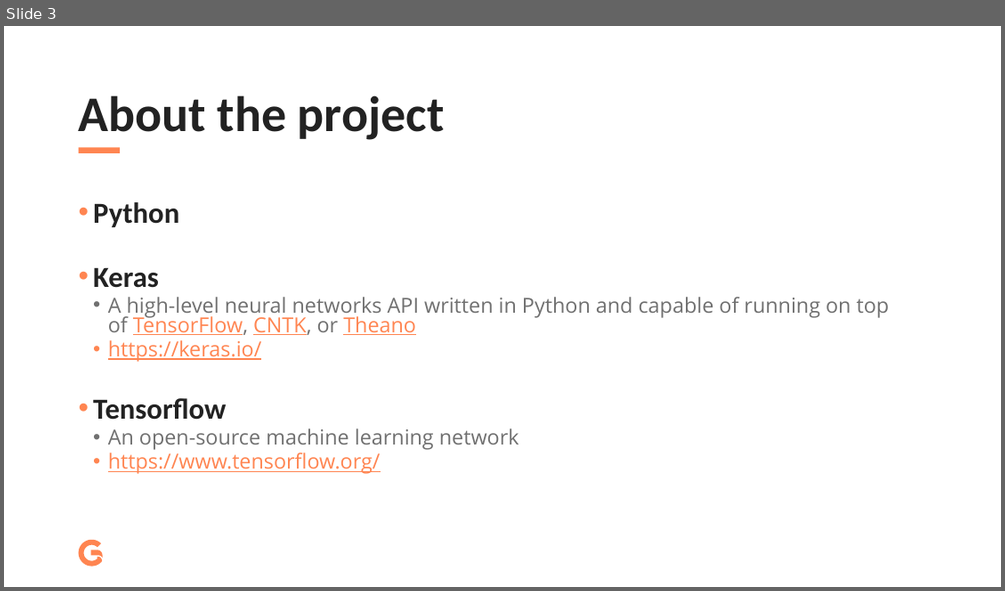
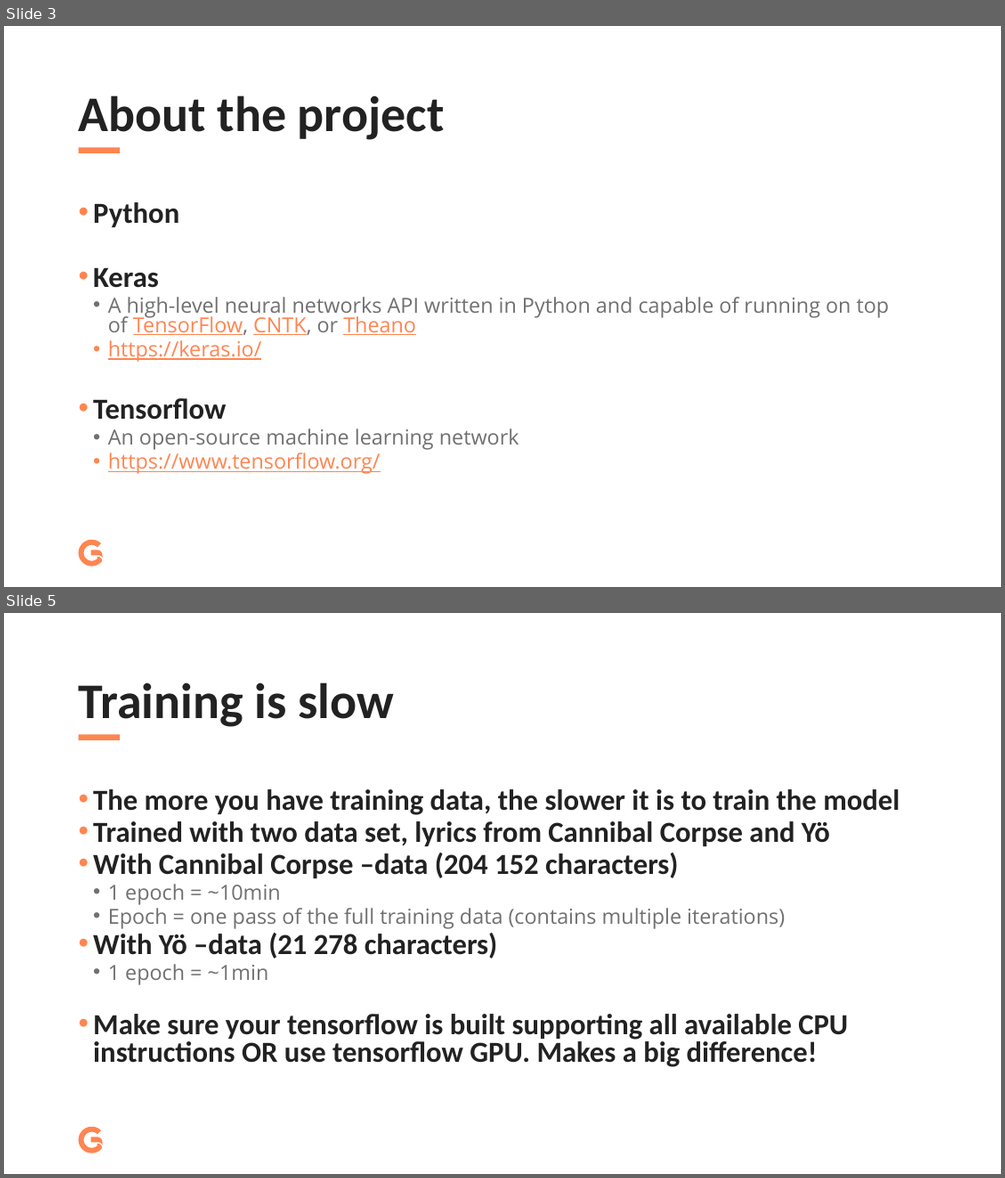
Before and after one commit to antsim/sausage-ai, a slide deck: presentation.pptx. Shown one above the other, each under a label of ours: slide 3 before the commit, slides 3 and 5 after it; the slides between them are not shown. The pictures are 1005x591 and 1005x1178 pixels, drawn with LibreOffice and Linux fonts; fonts in the diff are those of the drawing. Boxes give left, top, right and bottom in pixels: in the first picture for what was removed or moved away, otherwise in the second. Text is boxed around its words. In the diff, an @@ line names an element or a change of style, - is before the commit and + after.

```diff
--- a/presentation.pptx
+++ b/presentation.pptx
@@ slide 5 added at bbox=[4, 613, 1001, 1174], background #FFFFFF; not listed: 2 template elements that a slide beside it also shows @@
@@ title added at bbox=[79, 682, 394, 727], 48 pt, text #222222, bold @@
+Training is slow
@@ text added at bbox=[93, 789, 899, 1067], 28 pt, text #222222, bold @@
+• The more you have training data, the slower it is to train the model
+• Trained with two data set, lyrics from Cannibal Corpse and Yö
+• With Cannibal Corpse –data (204 152 characters)
+  • 1 epoch = ~10min
+  • Epoch = one pass of the full training data (contains multiple iterations)
+• With Yö –data (21 278 characters)
+  • 1 epoch = ~1min
+• Make sure your tensorflow is built supporting all available CPU instructions OR use tensorflow GPU. Makes a big difference!
```
Also in this commit, not shown: 1 slide changed, 5 other slides added, 1 other file.
